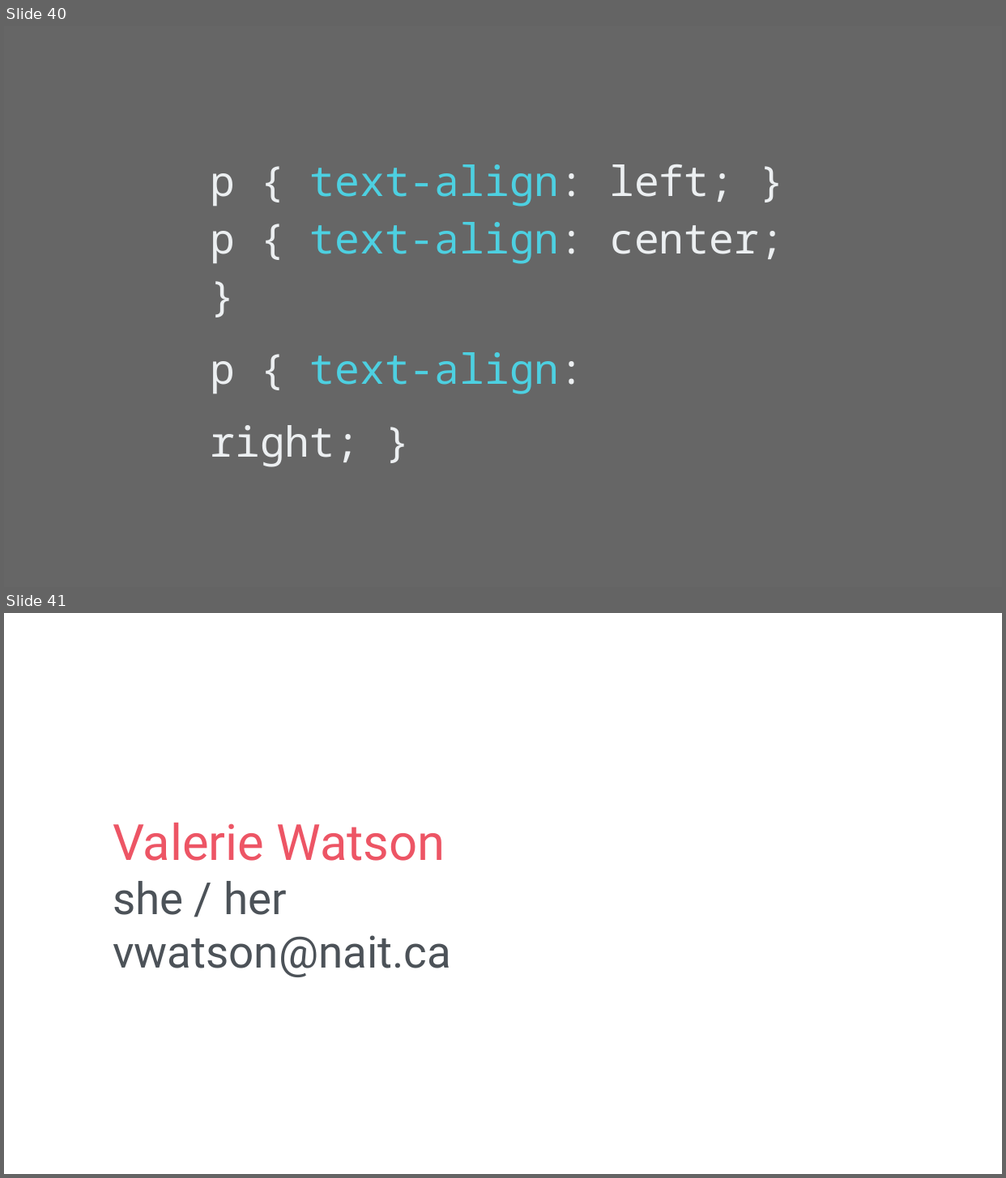
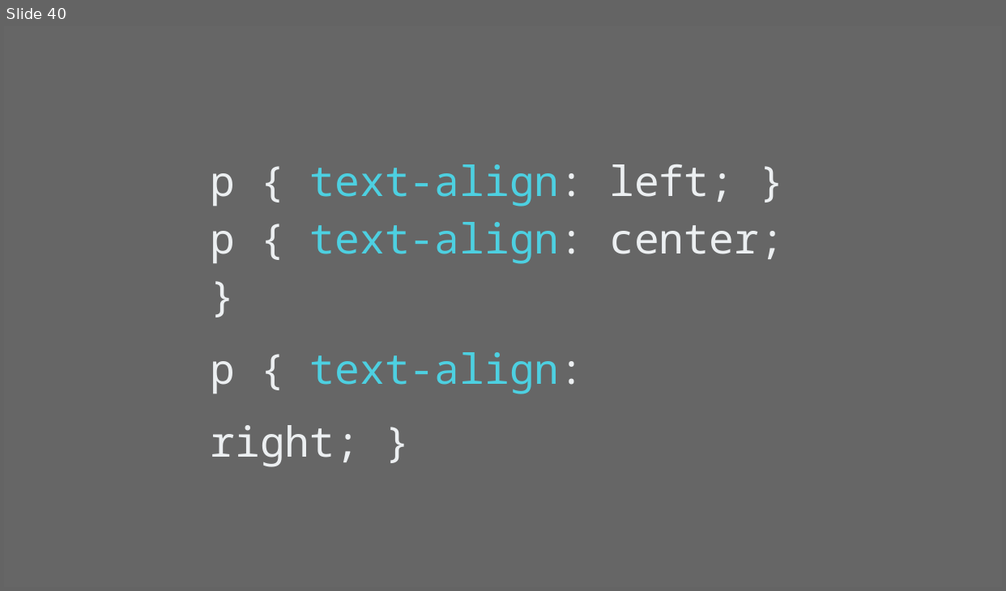
Before and after one commit to RobbinLawHTMLCSS/html-css-1-demos, a slide deck: ee-css-intermediate/demos/aa-text-styling/docs/COMP 1017 - Day 19 (Styling Text).pptx. Shown one above the other, each under a label of ours: slides 40 and 41 before the commit, slide 40 after it. The pictures are 1006x1178 and 1006x591 pixels, drawn with LibreOffice and Linux fonts; fonts in the diff are those of the drawing. Boxes give left, top, right and bottom in pixels: in the first picture for what was removed or moved away, otherwise in the second. Text is boxed around its words. In the diff, an @@ line names an element or a change of style, - is before the commit and + after.

```diff
--- a/ee-css-intermediate/demos/aa-text-styling/docs/COMP 1017 - Day 19 (Styling Text).pptx
+++ b/ee-css-intermediate/demos/aa-text-styling/docs/COMP 1017 - Day 19 (Styling Text).pptx
@@ slide 41 removed at (4, 613, 1002, 1174), background #FFFFFF @@
@@ text removed at (113, 823, 451, 977) @@
-Valerie Watson
-she / her
-vwatson@nait.ca
```
Also in this commit, not shown: 2 slides changed, 2 other files.
